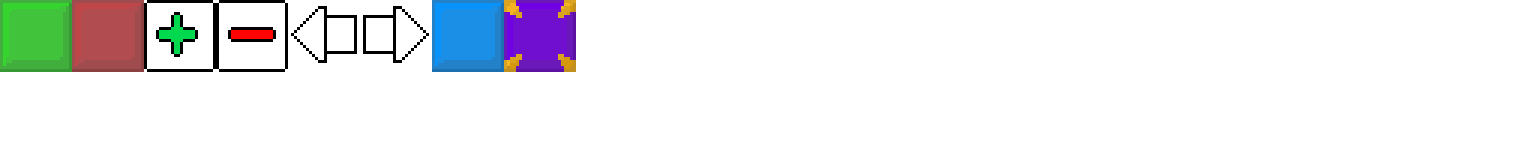
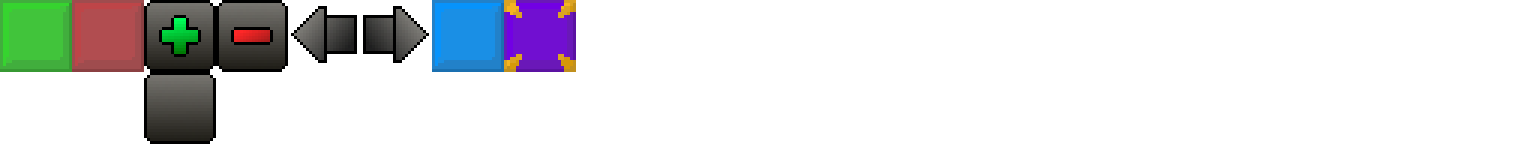
Revision of a layered 1536x144 image; what changed, layer by layer:
added layer "overlay" above "Background" over (159, 15, 273, 57)
painted on "Background" over (144, 0, 426, 72)
added layer "button template" over (144, 72, 216, 144)
